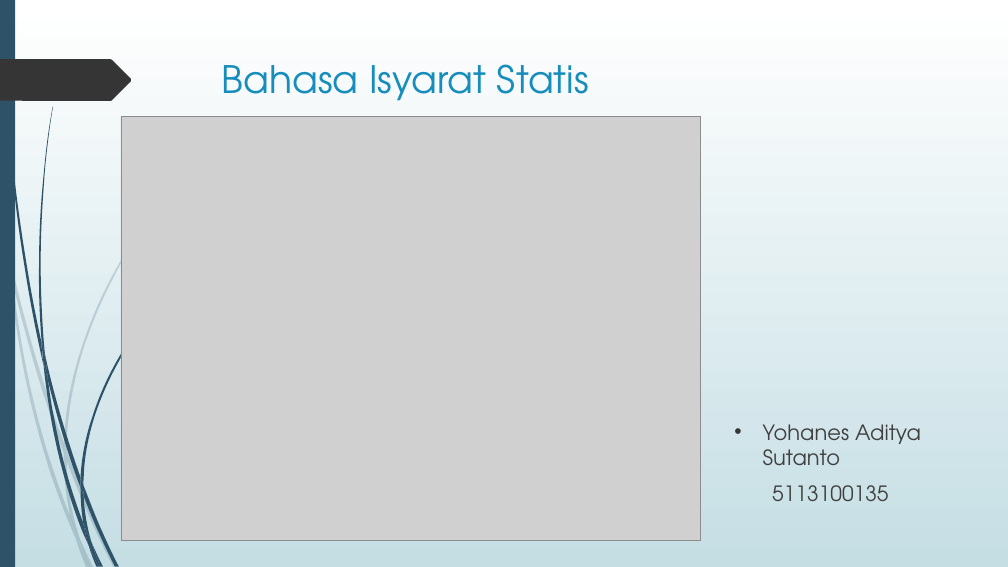
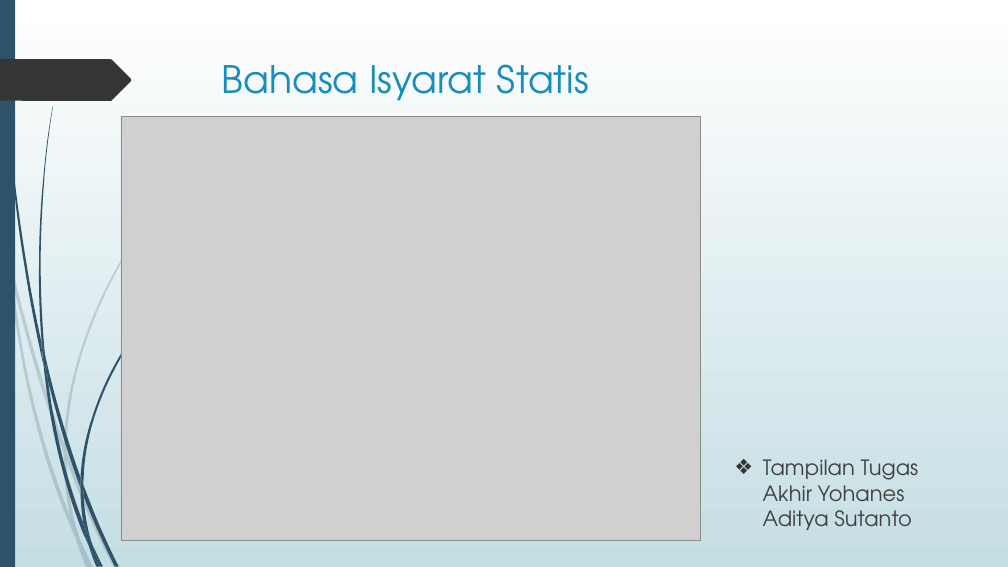
Before and after one commit to yahya1311/TAkisgan, a slide deck: slide 3 of Laporan/Presentasi Sidang.pptx. Drawn at 1008x567 pixels with LibreOffice and Linux fonts; fonts in the diff are those of the drawing; grey boxes stand for pictures. Boxes give left, top, right and bottom in pixels: in the first picture for what was removed or moved away, otherwise in the second. Text is boxed around its words. In the diff, an @@ line names an element or a change of style, - is before the commit and + after.

```diff
--- a/Laporan/Presentasi Sidang.pptx
+++ b/Laporan/Presentasi Sidang.pptx
@@ text at <box>763,459,919,530</box>: text changed @@
-• Yohanes Aditya Sutanto
-5113100135
+❖ Tampilan Tugas Akhir Yohanes Aditya Sutanto
```
Also in this commit, not shown: 7 other slides changed, 10 slides added, 1 slide removed, 9 other files.
